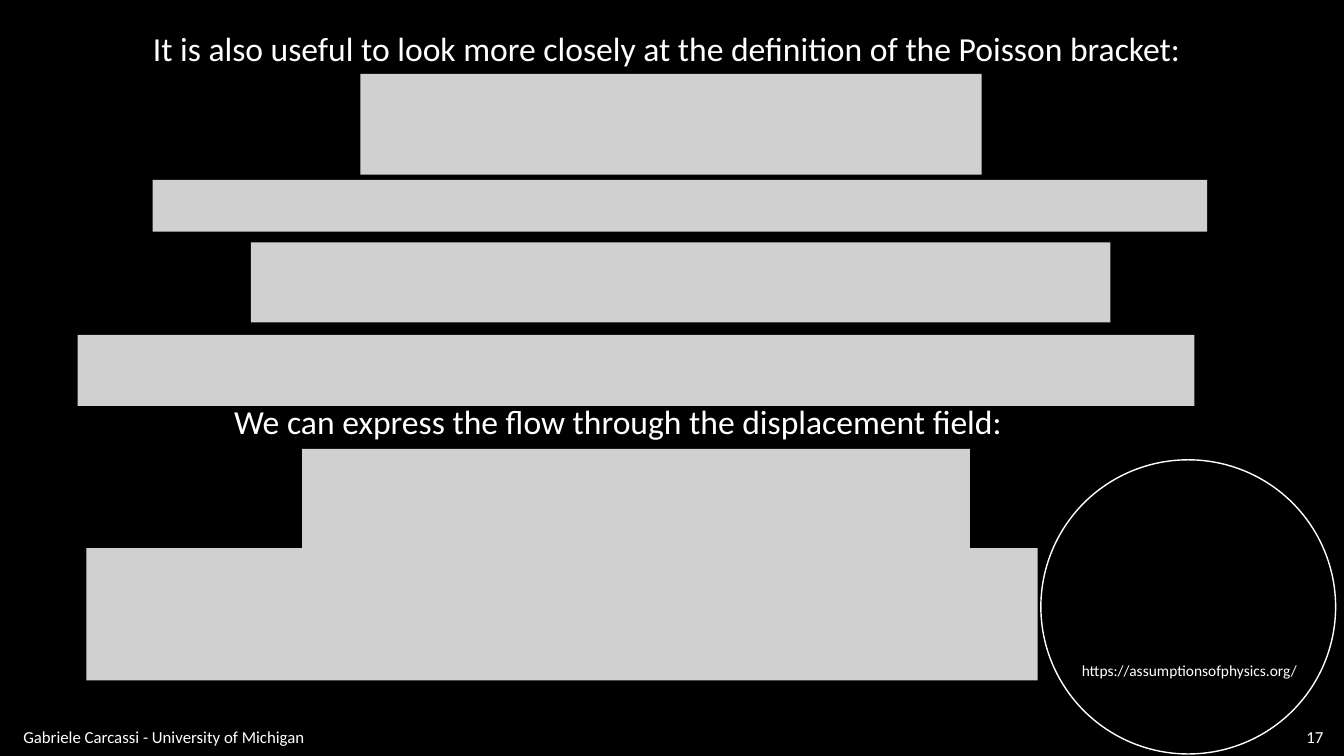
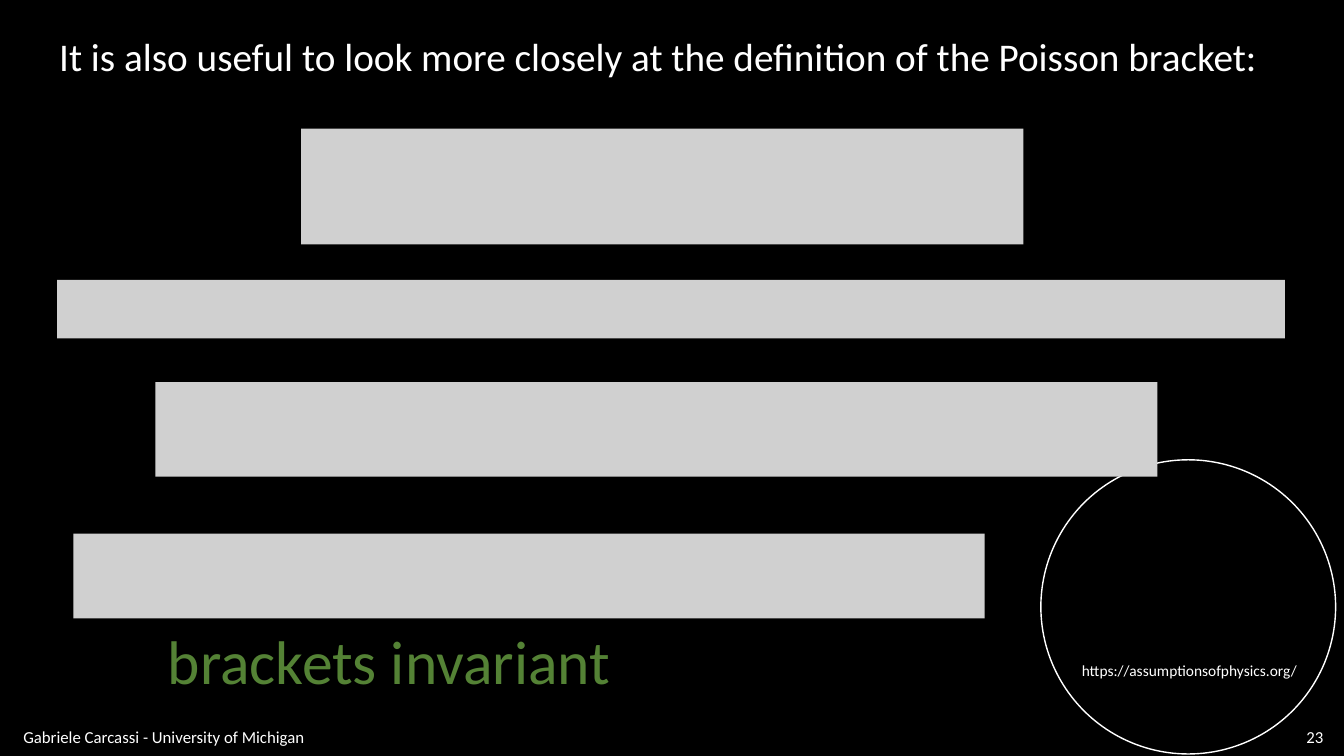
Before and after one commit to assumptionsofphysics/slides, a slide deck: slide 23 of BookCompanions-v2/RP-Class-3.pptx (slide 17 before the commit). Drawn at 1344x756 pixels with LibreOffice and Linux fonts; fonts in the diff are those of the drawing; grey boxes stand for pictures; background and template pictures are left out. Boxes give left, top, right and bottom in pixels: in the first picture for what was removed or moved away, otherwise in the second. Text is boxed around its words. In the diff, an @@ line names an element or a change of style, - is before the commit and + after.

```diff
--- a/BookCompanions-v2/RP-Class-3.pptx
+++ b/BookCompanions-v2/RP-Class-3.pptx
@@ text "It is also useful to ...": place and size @@
-text "It is also useful to ..." at box(153, 37, 1180, 67)
+text "It is also useful to ..." at box(59, 43, 1256, 78)
@@ text "It is also useful to ..." at box(59, 43, 1256, 78): size 24 to 28 pt @@
@@ picture: place and size @@
-picture at box(361, 74, 982, 174)
+picture at box(301, 129, 1024, 245)
@@ picture removed at box(152, 180, 1207, 232) @@
@@ picture removed at box(251, 242, 1111, 322) @@
@@ picture added at box(57, 280, 1286, 339) @@
@@ picture removed at box(78, 335, 1195, 406) @@
@@ picture added at box(155, 382, 1157, 477) @@
@@ text removed at box(234, 410, 1002, 440) @@
-We can express the flow through the displacement field:
@@ picture removed at box(302, 449, 971, 566) @@
@@ picture added at box(74, 533, 985, 618) @@
@@ picture removed at box(87, 548, 1038, 681) @@
@@ text added at box(168, 641, 610, 685), 44 pt, text #548235 @@
+brackets invariant
@@ page number at box(1306, 732, 1323, 743): text changed @@
-17
+23
```
Also in this commit, not shown: 15 other slides changed, 18 slides added, 2 slides removed.
